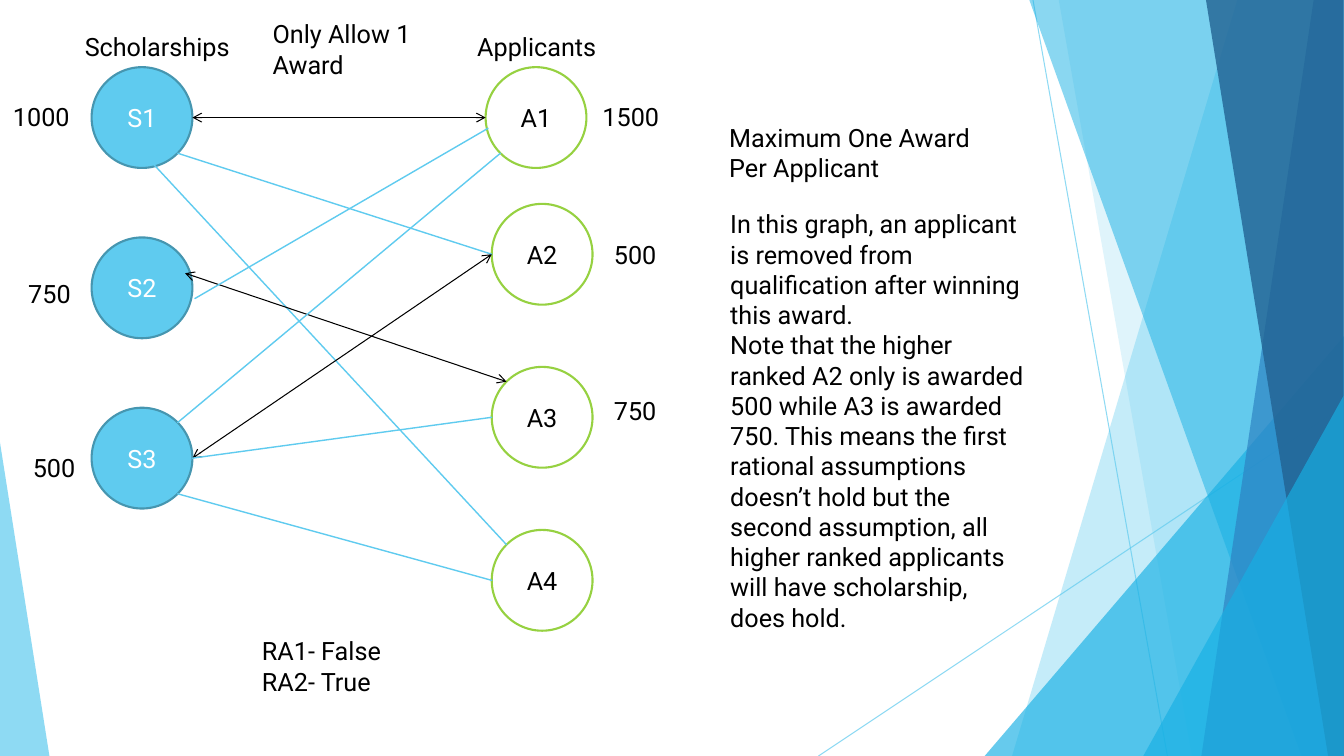
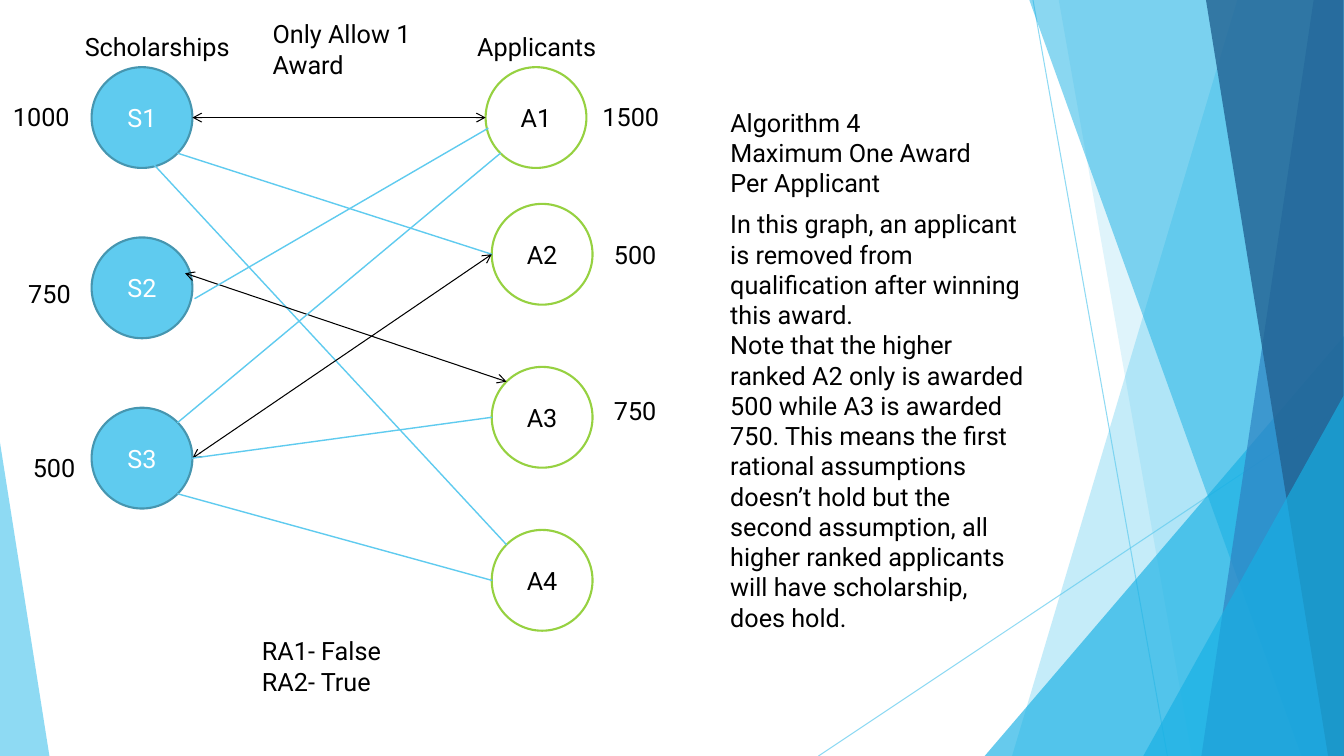
Before and after one commit to dmerson/ArizonaMastersCapstone, a slide deck: slide 12 of Documents/Basic Scholarship Awarding Graphs.pptx (slide 11 before the commit). Drawn at 1344x756 pixels with LibreOffice and Linux fonts; fonts in the diff are those of the drawing. Boxes give left, top, right and bottom in pixels: in the first picture for what was removed or moved away, otherwise in the second. Text is boxed around its words. In the diff, an @@ line names an element or a change of style, - is before the commit and + after.

Commit message:
Award all worksheet is working. Might need to tweak to make table use scholarshipid and applicant id.

```diff
--- a/Documents/Basic Scholarship Awarding Graphs.pptx
+++ b/Documents/Basic Scholarship Awarding Graphs.pptx
@@ text "Algorithm 4": place and size @@
-text "Algorithm 4" at <box>729,128,970,182</box>
+text "Algorithm 4" at <box>730,113,971,197</box>
@@ text at <box>730,113,860,138</box>: paragraph added @@
+Algorithm 4
```
Also in this commit, not shown: 8 other slides changed, 1 slide added, 1 other file.
